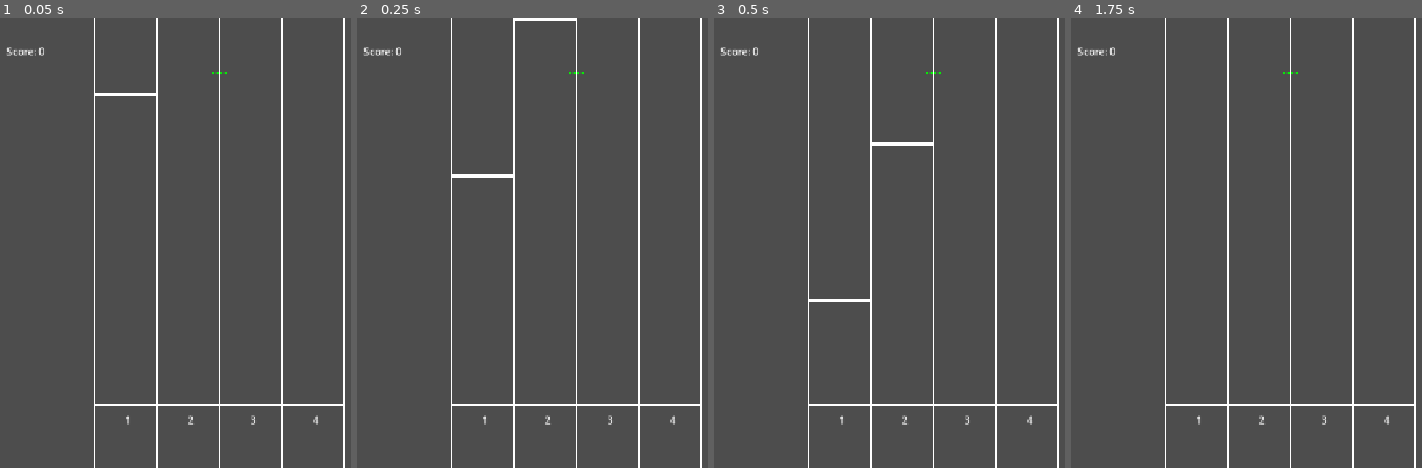
Above: before the commit, frames 1-4 (left to right).
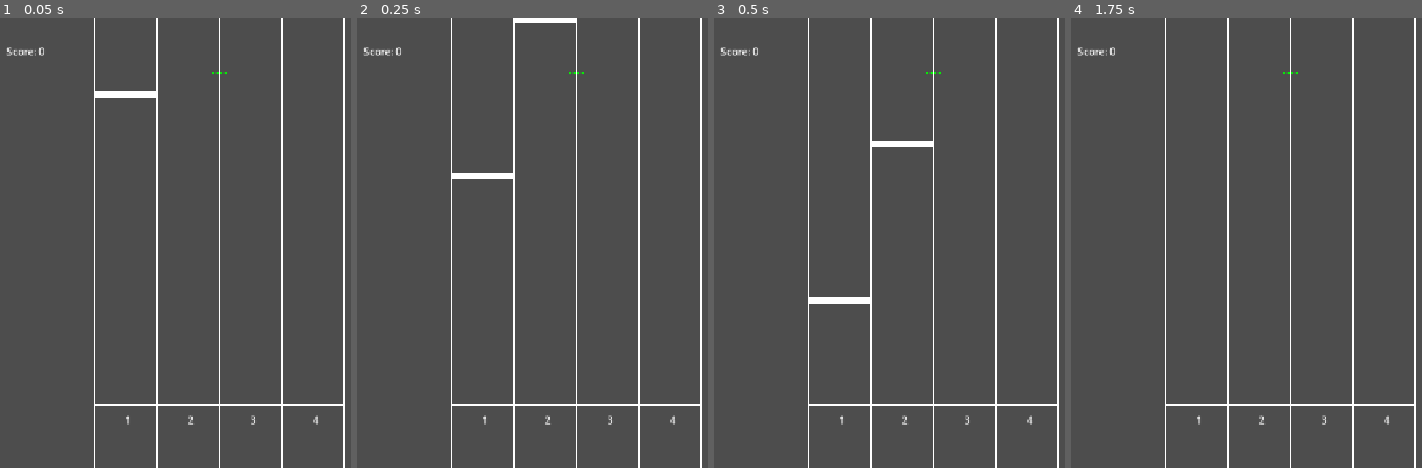
Above: after the commit, the same moments.

Repository: HelloIsReal/Crank-It-Up
Game: Godot game, scene res://main.tscn
Same seed, same stepped clock (60 frames per second), same inputs: the game is played once before the commit and once after it. Sound files missing from this copy of the repository are replaced by a short silence.
Inputs (mouse positions are in pixels of both pictures, inside the frame that each line leads up to):
- Up to frame 1 (0.05 s): no input
- Up to frame 2 (0.25 s): no input
- Up to frame 3 (0.5 s): no input
- Up to frame 4 (1.75 s): tap Enter at 0.5 s; move the mouse to (outside the picture) at 0.52 s; hold Right 0.53-1.28 s; hold D (1) 0.53-1.28 s; click (outside the picture) at 0.67 s; tap F (2) at 0.8, 1.35 s; move the mouse to (1281, 265) at 1.27 s; hold Down from 1.28 s (still down); tap J (3) at 1.55 s

The runs differ from the first frame. In frame 1, 0.2% of the frame differs, in the area x 27-45%, y 16-18%; in frame 2, 0.2%; in frame 3, 0.2%, in the area x 27-63%, y 27-64%; in frame 4, nothing differs.

Commit message:
currently trying to implement camera spin for gameplay
I'm kinda half guessing the structure of how it's supposed to work so it's kinda cooked 😭

Diff:
--- /dev/null
+++ b/crank-it-up/Globals.gd
@@ -0,0 +1,7 @@
+extends Node
+
+var judgementTextPosition= Vector2(350,90)
+var scrollSpeed = 25
+var gameplayScrollSpeed=scrollSpeed
+
+signal cameraTween(type,length)
--- /dev/null
+++ b/crank-it-up/camera_engine.gd
@@ -0,0 +1,21 @@
+extends Node2D
+
+@onready var camera = $"../camera"
+
+func _ready():
+	Globals.cameraTween.connect(camTween)
+	camera.position = Vector2(640,360)
+
+
+
+#func _process(delta):
+	#pass
+func camTween(type,length):
+	if(type==1): #camera spin
+
+		var spinLength = 360/length
+		print(spinLength)
+		for i in spinLength:
+			await get_tree().create_timer(spinLength).timeout
+			print("spin!")
+			camera.rotate(deg_to_rad(spinLength) * get_physics_process_delta_time())
--- a/crank-it-up/main.gd
+++ b/crank-it-up/main.gd
@@ -4,17 +4,25 @@
 	[2, 8,],
 	[3, 8],
 	[4, 9],
-	[5, 10],
+	[5, 10]
 ]
+var cameraTween = [
+	[1],#type of tween
+	[4]# the beat it will happen
+]
+
 var score := 0
-@export var scrollSpeed = 10
+
 var lastJudgement="none"
-var judgementTextPosition= Vector2(350,90)
-#func _ready():
+
+func _ready():
+	Globals.gameplayScrollSpeed=Globals.scrollSpeed
+	Globals.cameraTween.emit(1,5)
 	#await get_tree().create_timer(2).timeout
 	#scrollSpeed=2
 
 func _process(delta):
+	#$Camera2D.rotate(deg_to_rad(10) * delta)
 	queue_redraw()
 	for i in (4):
 		var lane = notes[i]
@@ -28,8 +36,8 @@
 # Called when the node enters the scene tree for the first time.
 func _draw():
 	for i in (5):
-		var start = Vector2(100 * i + 200, 0)
-		var end = Vector2(100 * i + 200, 720)
+		var start = Vector2(100 * i + 200, -3000)
+		var end = Vector2(100 * i + 200, 3000)
 		draw_line(start, end, Color.WHITE)
 		if i < 4:
 			var label_pos = Vector2(100 * (i+0.5) + 200, 620 + 30)
@@ -39,22 +47,22 @@
 		var judge_end = Vector2(100 * 4 + 200, 620)
 		draw_line(judge_start, judge_end, Color.WHITE)
 	if(lastJudgement=="perfect"):
-		draw_string(ThemeDB.fallback_font, judgementTextPosition, "Perfect!", HORIZONTAL_ALIGNMENT_CENTER, 100, 24, Color.YELLOW)
+		draw_string(ThemeDB.fallback_font, Globals.judgementTextPosition, "Perfect!", HORIZONTAL_ALIGNMENT_CENTER, 100, 24, Color.YELLOW)
 	elif(lastJudgement=="great"):
-		draw_string(ThemeDB.fallback_font, judgementTextPosition, "Great!", HORIZONTAL_ALIGNMENT_CENTER, 100, 24, Color.GREEN)
+		draw_string(ThemeDB.fallback_font, Globals.judgementTextPosition, "Great!", HORIZONTAL_ALIGNMENT_CENTER, 100, 24, Color.GREEN)
 	else:
-		draw_string(ThemeDB.fallback_font, judgementTextPosition, "....", HORIZONTAL_ALIGNMENT_CENTER, 100, 24, Color.GREEN)
+		draw_string(ThemeDB.fallback_font, Globals.judgementTextPosition, "....", HORIZONTAL_ALIGNMENT_CENTER, 100, 24, Color.GREEN)
 
 
 
 	for i in (4):
-		print($Conductor.beat)
+		#print($Conductor.beat)
 		for note in notes[i]:
-			var y = 620 + ((scrollSpeed*10) * ($Conductor.beat - note))
-			print($Conductor.beat)
+			var y = 620 + ((Globals.gameplayScrollSpeed*10) * ($Conductor.beat - note))
+			#print($Conductor.beat)
 			var start = Vector2(100 * i + 200, y)
 			var end = Vector2(100 * (i+1) + 200, y)
-			draw_line(start, end, Color.WHITE, 5)
+			draw_line(start, end, Color.WHITE, 10)
 	draw_string(ThemeDB.fallback_font, Vector2(60,60), "Score: " + str(score))
 
 
--- a/crank-it-up/main.tscn
+++ b/crank-it-up/main.tscn
@@ -2,14 +2,21 @@
 
 [ext_resource type="AudioStream" uid="uid://nyp8lyduvxy7" path="res://Infection - ARForest.mp3" id="1_0xm2m"]
 [ext_resource type="Script" uid="uid://b2qs6r12s2jrx" path="res://main.gd" id="1_h2yge"]
+[ext_resource type="Script" uid="uid://bwlfd3grgivow" path="res://camera_engine.gd" id="2_1bvp3"]
 [ext_resource type="Script" uid="uid://2qs2vb3vg5lf" path="res://conductor.gd" id="2_h2yge"]
 
 [node name="Main" type="Node2D" unique_id=781584950]
 script = ExtResource("1_h2yge")
-scrollSpeed = 25
+
+[node name="cameraEngine" type="Node2D" parent="." unique_id=1545864862]
+script = ExtResource("2_1bvp3")
 
 [node name="Conductor" type="AudioStreamPlayer" parent="." unique_id=710109079]
 stream = ExtResource("1_0xm2m")
 autoplay = true
 script = ExtResource("2_h2yge")
 bpm = 170
+
+[node name="camera" type="Camera2D" parent="." unique_id=741133884]
+position = Vector2(640, 360)
+ignore_rotation = false
--- a/crank-it-up/project.godot
+++ b/crank-it-up/project.godot
@@ -14,6 +14,10 @@
 run/main_scene="uid://bwcquegqmnq3p"
 config/features=PackedStringArray("4.7", "Forward Plus")
 config/icon="res://icon.svg"
+
+[autoload]
+
+Globals="*uid://b541d5w1rvxxe"
 
 [display]
 
Not shown, added: crank-it-up/Globals.gd.uid
Not shown, added: crank-it-up/camera_engine.gd.uid
